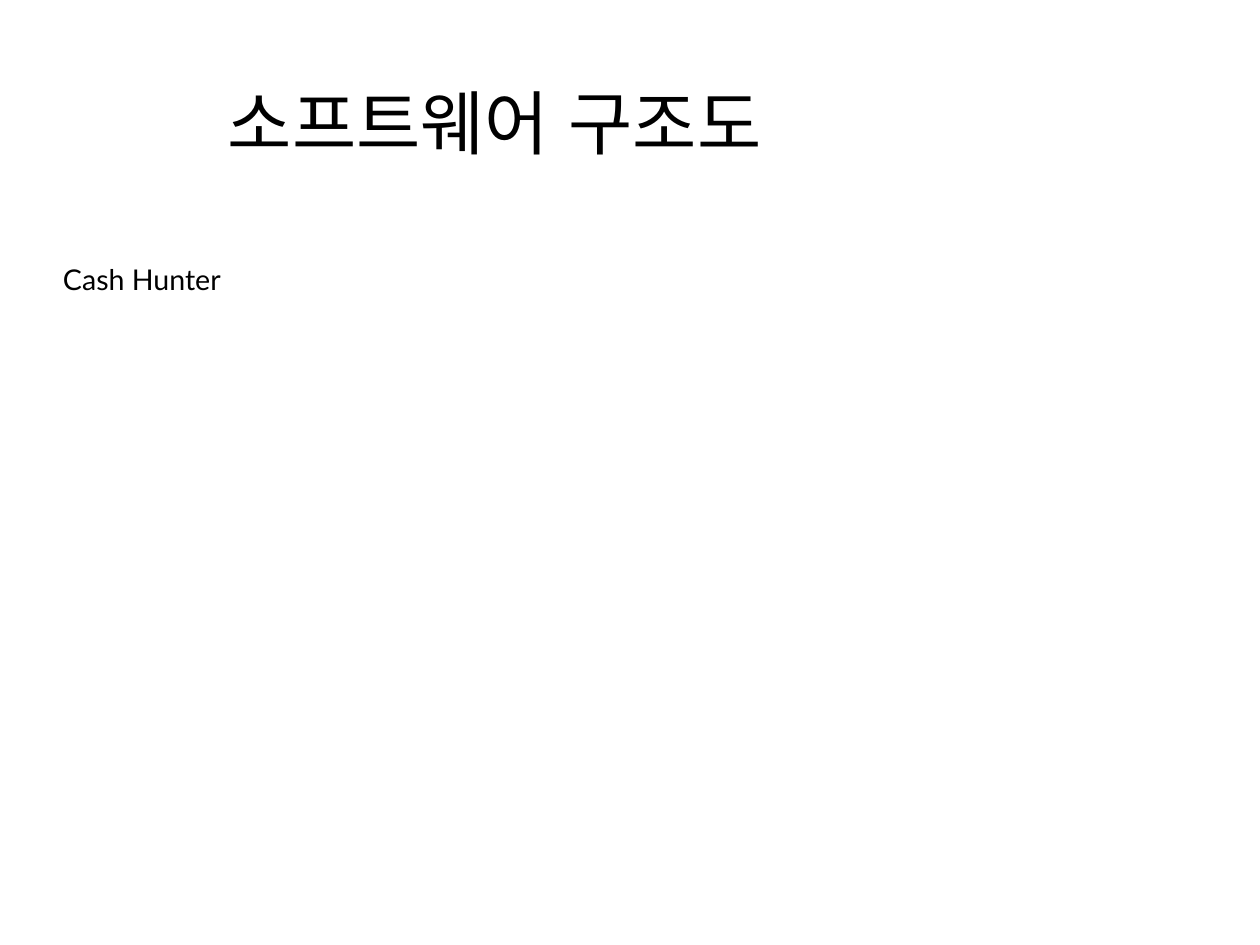
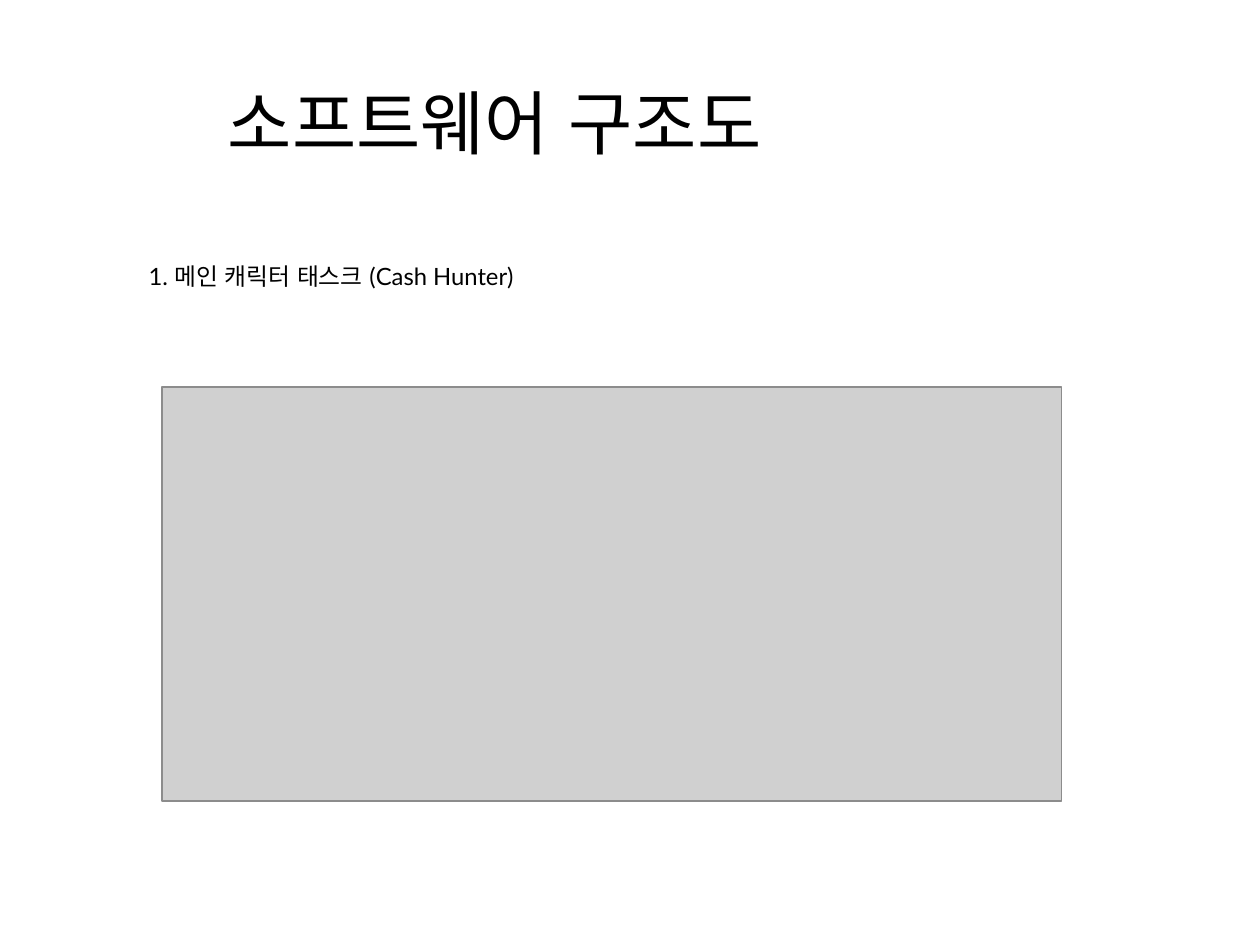
Before and after one commit to hl1itj/nds-ide, a slide deck: slide 5 of Term_Projects/Cash_Hunter/Cash_Hunter(프로젝트 제안발표).odp. Drawn at 1260x945 pixels with LibreOffice and Linux fonts; fonts in the diff are those of the drawing; grey boxes stand for pictures. Boxes give left, top, right and bottom in pixels: in the first picture for what was removed or moved away, otherwise in the second. Text is boxed around its words. In the diff, an @@ line names an element or a change of style, - is before the commit and + after.

```diff
--- a/Term_Projects/Cash_Hunter/Cash_Hunter(프로젝트 제안발표).odp
+++ b/Term_Projects/Cash_Hunter/Cash_Hunter(프로젝트 제안발표).odp
@@ text at (149, 265, 513, 289): text changed; size 18 to 15 pt @@
-Cash Hunter
+1. 메인 캐릭터 태스크 (Cash Hunter)
@@ picture added at (162, 388, 1062, 802) @@
```
Also in this commit, not shown: 7 other slides changed, 1 slide added, 1 slide removed, 40 other files.
